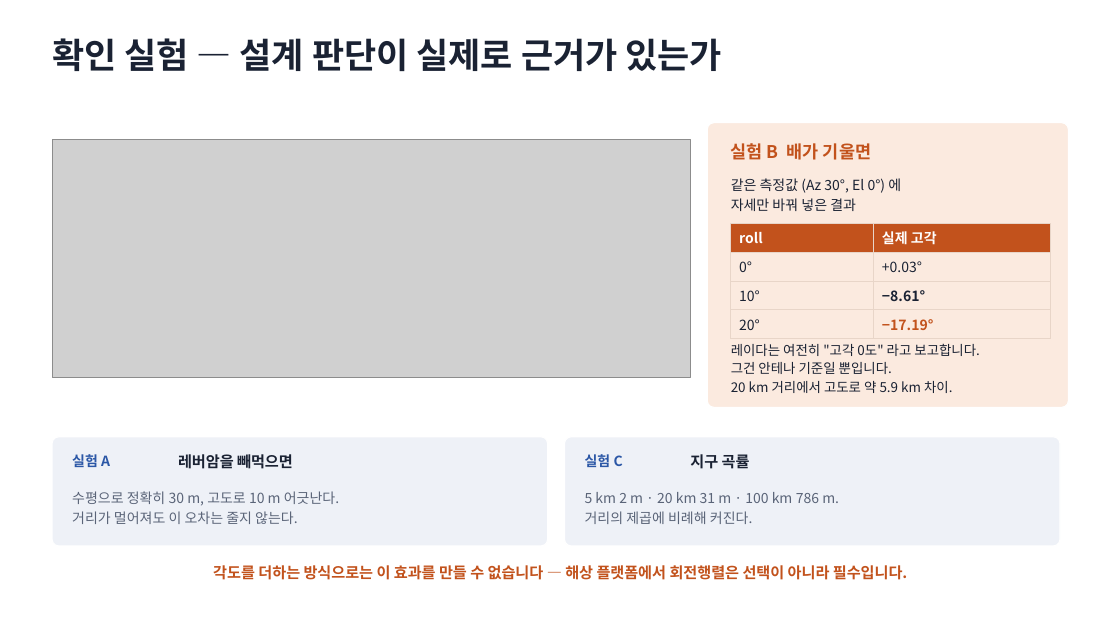
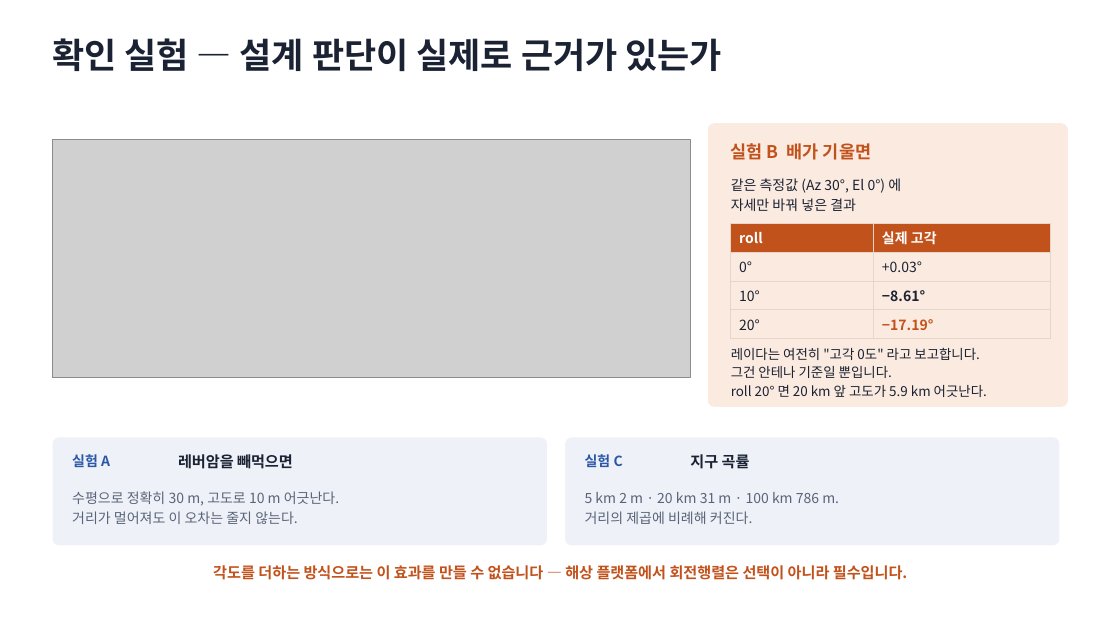
Before and after one commit to harley-hwan/IpcProc, a slide deck: slide 32 of Part2_CoordFrames/ref/산출물/Chapter2_coordinate_systems.pptx. Drawn at 1120x630 pixels with LibreOffice and Linux fonts; fonts in the diff are those of the drawing; grey boxes stand for pictures. Boxes give left, top, right and bottom in pixels: in the first picture for what was removed or moved away, otherwise in the second. Text is boxed around its words. In the diff, an @@ line names an element or a change of style, - is before the commit and + after.

```diff
--- a/Part2_CoordFrames/ref/산출물/Chapter2_coordinate_systems.pptx
+++ b/Part2_CoordFrames/ref/산출물/Chapter2_coordinate_systems.pptx
@@ text at box(731, 385, 987, 397): text changed @@
-20 km 거리에서 고도로 약 5.9 km 차이.
+roll 20° 면 20 km 앞 고도가 5.9 km 어긋난다.
```
Also in this commit, not shown: 15 other slides changed, 10 other files.
